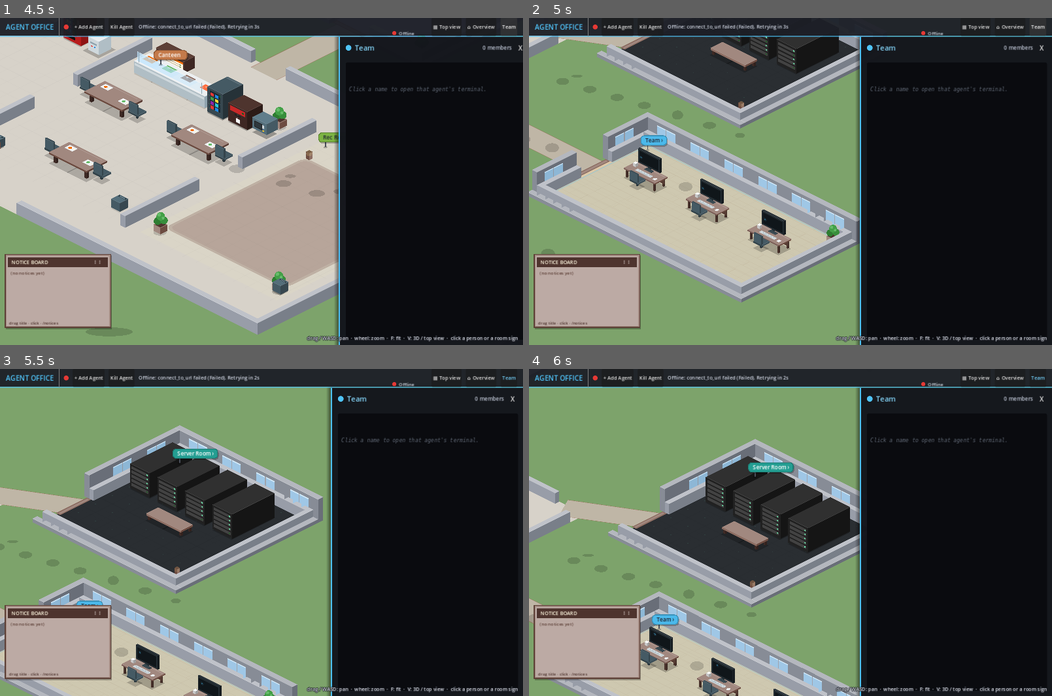
Above: before the commit, frames 1-4 (two rows, left to right).
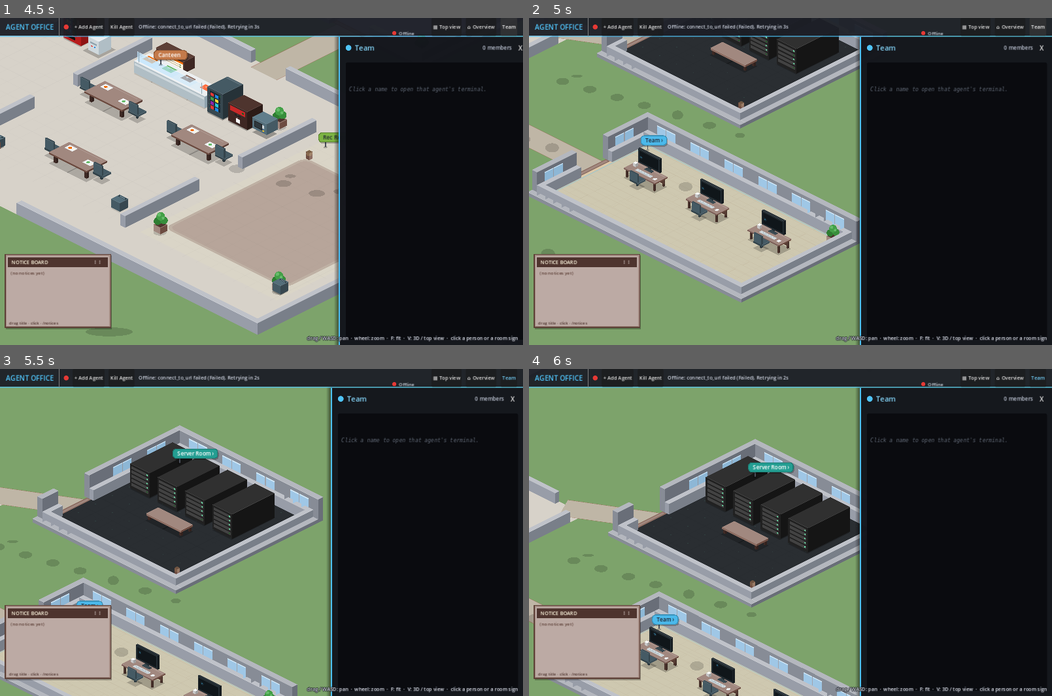
Above: after the commit, the same moments.

Repository: pvella/agentic-corporation
Game: Godot game, scene res://Main.tscn
The game is run twice, just before and just after one commit, with the same random seed, the same clock (stepped at 60 frames per second) and the same inputs.
Inputs (mouse positions are in pixels of both pictures, inside the frame that each line leads up to):
- Up to frame 1 (4.5 s): click "+ Add Agent" at 0.5 s; click "Kill Agent" at 1.25 s; click "▦ Top view" at 2 s; click "◇ 3D view" at 2.75 s; click "⌂ Overview" at 3.5 s; click "Team" at 4.25 s
- Up to frame 2 (5 s): no input
- Up to frame 3 (5.5 s): tap A at 5 s; drag from (224, 375) to (125, 489) at 5.02 s
- Up to frame 4 (6 s): tap A at 5.75 s; drag from (691, 476) to (774, 519) at 5.77 s

Frame 1 is identical in both runs. In frame 2, 0.2% of the frame differs, in the area x 13-19%, y 5-11%; in frame 3, 0.3%, in the area x 7-12%, y 36-46%; in frame 4, 0.3%.

Commit message:
Revert "Remove orphan door-corner wall stubs that read as grey dots"
This reverts commit 3043b1f195e07b359d7be40ca87f1020b55fbda4.

Diff:
--- a/Office.gd
+++ b/Office.gd
@@ -26,9 +26,6 @@
 const Iso := preload("res://Iso.gd")
 const WALL := 12.0
 const EXT_WALL := 14.0
-## Drop door-corner nibble segments shorter than this — they draw as
-## grey wall-posts / pillar dots after ring widening left near-corner gaps.
-const MIN_WALL_SEG := 56.0
 const CORRIDOR := 96.0
 const CELL := Vector2(176, 162)   ## one desk + chair + aisle
 const PAD_X := 26.0
@@ -1178,16 +1175,6 @@
 	_wall_edge_with_gaps(x1 - WALL, y0, x1 - WALL, y1, WALL, false, east, hw)
 
 
-func _append_wall(r: Rect2) -> void:
-	# Skip door-corner nibble posts: after near-corner spoke gaps, a 12×33
-	# remnant draws as a free-standing grey pillar / dot on the grass.
-	if maxf(r.size.x, r.size.y) < MIN_WALL_SEG:
-		return
-	if r.size.x < 0.05 or r.size.y < 0.05:
-		return
-	walls.append(r)
-
-
 func _wall_edge_with_gaps(ax: float, ay: float, bx: float, by: float, thickness: float, horizontal: bool, gaps: Array, hw: float) -> void:
 	var pts: Array = gaps.duplicate()
 	pts.sort()
@@ -1198,10 +1185,10 @@
 		for g in pts:
 			var gx := float(g)
 			if gx - hw > x:
-				_append_wall(Rect2(x, y, gx - hw - x, thickness))
+				walls.append(Rect2(x, y, gx - hw - x, thickness))
 			x = maxf(x, gx + hw)
 		if end_x > x:
-			_append_wall(Rect2(x, y, end_x - x, thickness))
+			walls.append(Rect2(x, y, end_x - x, thickness))
 	else:
 		var x2 := ax
 		var y2 := ay
@@ -1209,10 +1196,10 @@
 		for g in pts:
 			var gy := float(g)
 			if gy - hw > y2:
-				_append_wall(Rect2(x2, y2, thickness, gy - hw - y2))
+				walls.append(Rect2(x2, y2, thickness, gy - hw - y2))
 			y2 = maxf(y2, gy + hw)
 		if end_y > y2:
-			_append_wall(Rect2(x2, y2, thickness, end_y - y2))
+			walls.append(Rect2(x2, y2, thickness, end_y - y2))
 
 
 ## Sign rect that contains `world_pos` (for hover), or {}.
@@ -1494,8 +1481,6 @@
 func iso_walls() -> Array[Dictionary]:
 	var out: Array[Dictionary] = []
 	for w in walls:
-		if maxf(w.size.x, w.size.y) < MIN_WALL_SEG:
-			continue
 		out.append({"rect": w, "h": WALL_H_INNER, "color": Color("#8a909c")})
 	for f: Dictionary in outer_frames:
 		if bool(f.get("hub", false)):
@@ -1513,9 +1498,6 @@
 		var door: Rect2 = f.door
 		for sd: Dictionary in sides:
 			for piece: Rect2 in _cut(sd.rect, door):
-				# Same nibble filter: exterior door-cut stubs are tall grey posts.
-				if maxf(piece.size.x, piece.size.y) < MIN_WALL_SEG:
-					continue
 				out.append({"rect": piece, "h": sd.h, "color": c.lightened(0.18), "windows": sd.windows})
 	return out
 
